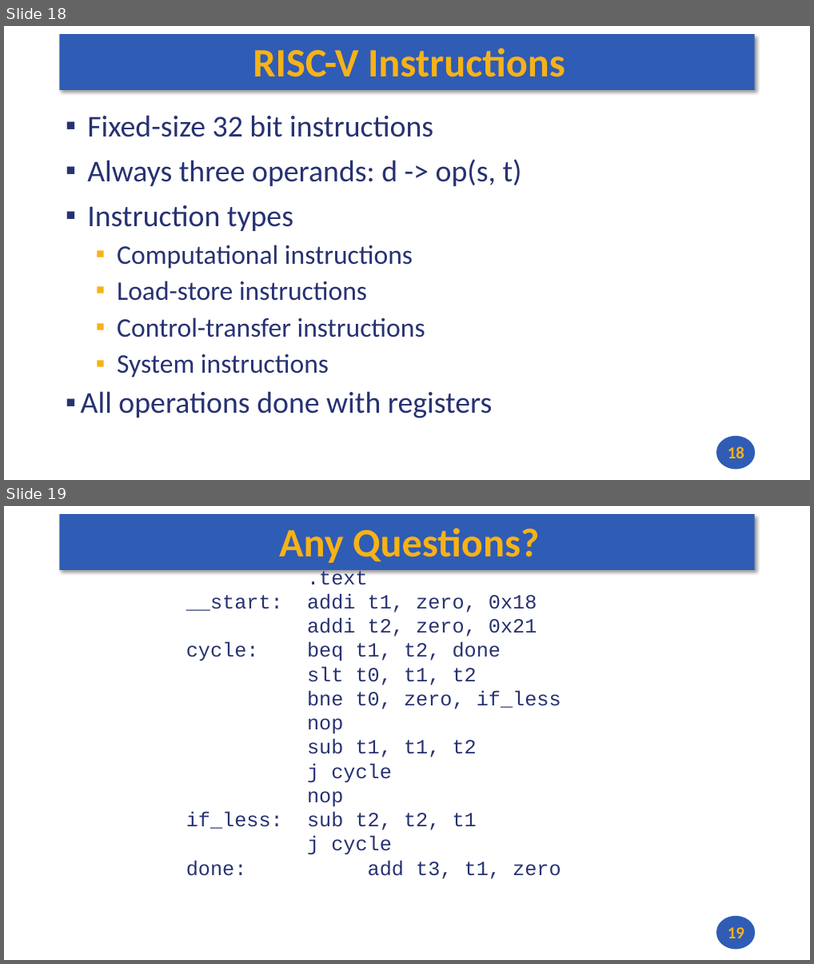
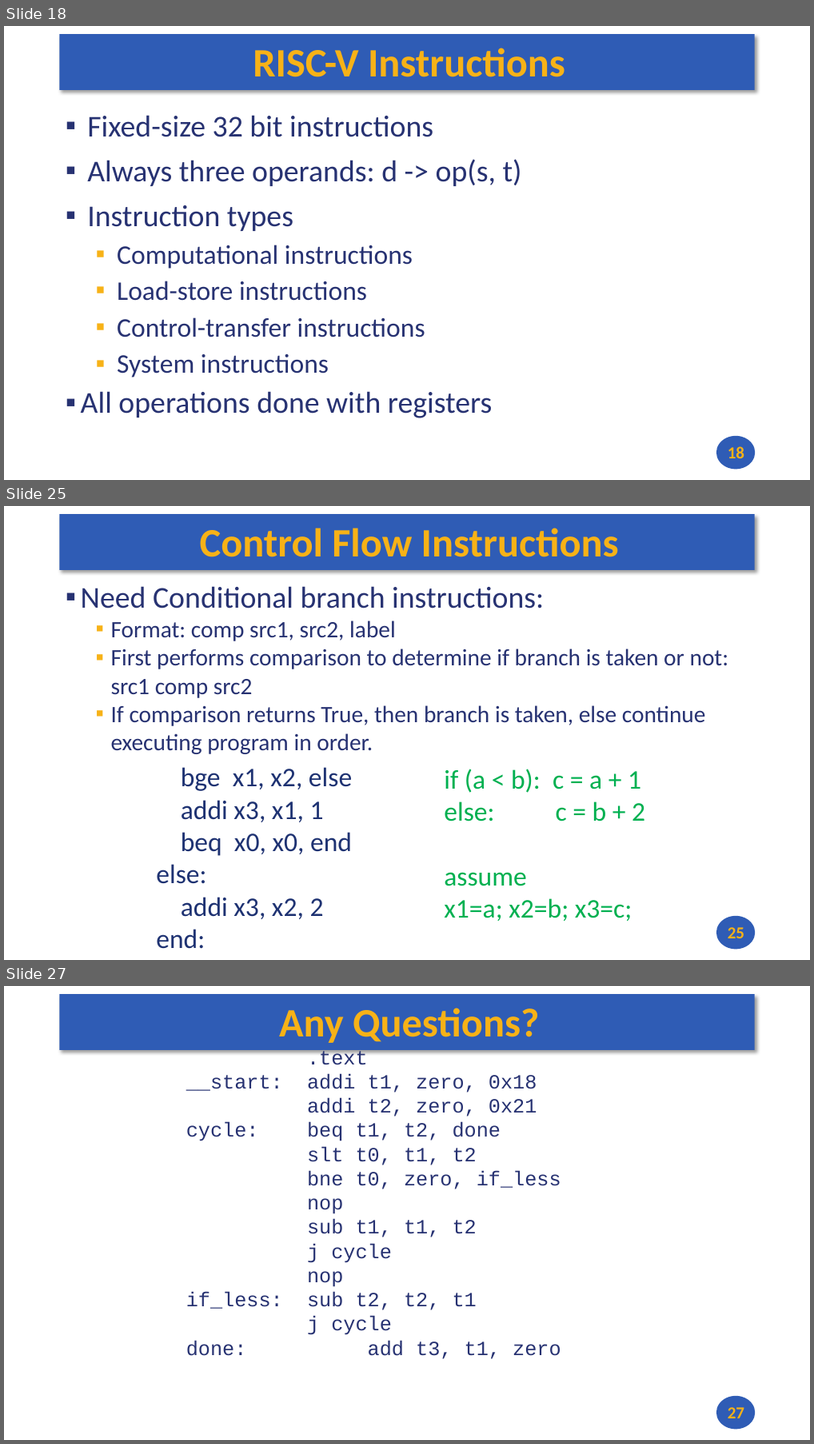
Before and after one commit to andrewt0301/hse-acos-course, a slide deck: docs/part1ca/03_CPU/CA_Lecture_03.pptx. Shown one above the other, each under a label of ours: slides 18 and 19 before the commit, slides 18, 25 and 27 after it; the slides between them are not shown. The pictures are 814x964 and 814x1444 pixels, drawn with LibreOffice and Linux fonts; fonts in the diff are those of the drawing. Boxes give left, top, right and bottom in pixels: in the first picture for what was removed or moved away, otherwise in the second. Text is boxed around its words. In the diff, an @@ line names an element or a change of style, - is before the commit and + after.

```diff
--- a/docs/part1ca/03_CPU/CA_Lecture_03.pptx
+++ b/docs/part1ca/03_CPU/CA_Lecture_03.pptx
@@ slide 25 added at (x1=4, y1=506, x2=810, y2=960), background #FFFFFF; not listed: 2 template elements that a slide beside it also shows @@
@@ title added at (x1=200, y1=528, x2=619, y2=557), 48 pt, text #F7B217, bold @@
+Control Flow Instructions
@@ text added at (x1=81, y1=586, x2=730, y2=754), 28 pt, text #273272 @@
+▪ Need Conditional branch instructions:
+  ▪ Format: comp src1, src2, label
+  ▪ First performs comparison to determine if branch is taken or not: src1 comp src2
+  ▪ If comparison returns True, then branch is taken, else continue executing program in order.
@@ text added at (x1=156, y1=767, x2=352, y2=948), 32 pt, text #1E3272 @@
+bge x1, x2, else
+addi x3, x1, 1
+beq x0, x0, end
+else:
+addi x3, x2, 2
+end:
@@ text added at (x1=444, y1=768, x2=646, y2=920), 32 pt, text #00B050 @@
+if (a < b): c = a + 1
+else: c = b + 2
+assume
+x1=a; x2=b; x3=c;
@@ page number added at (x1=728, y1=927, x2=745, y2=938), 20 pt, text #F7B217, bold @@
+25
@@ what was slide 19 is now slide 27 @@
@@ page number at (x1=728, y1=1407, x2=745, y2=1418): text changed @@
-19
+27
```
Also in this commit, not shown: 7 other slides added, 1 other file.
